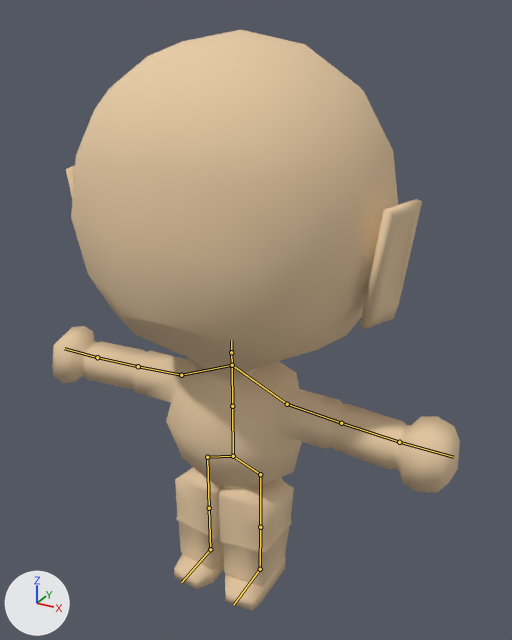
What one commit did to the glTF model models/BaseChar.glb.
The view is the same before and after, from a 50 mm camera at (2.21, -3.86, 3.98) aimed at (0.12, -0.05, 2.07). The axes (+X, +Y, +Z) are drawn at lower left. The lights are the same throughout. The older version comes first. The bones that change, and the others that lie on the model, are drawn over the model as lines.
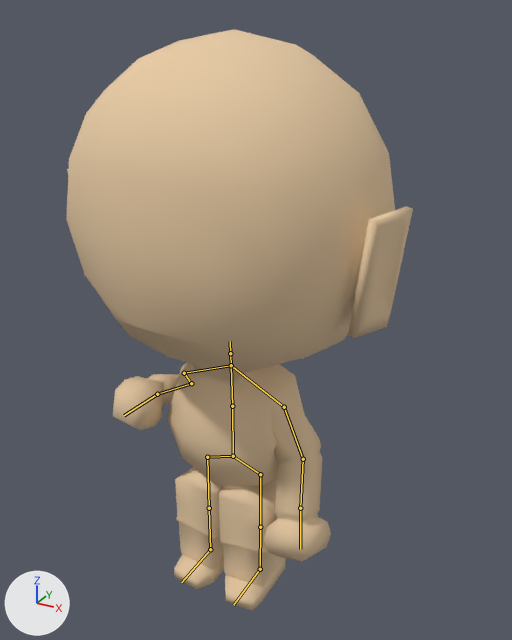
The newer file adds an action. The first version stands in its rest pose; the second is drawn at frame 6 of the action 'Spell'.

The change in detail:
Bone 'Root' (bone_root) turns from (0, 0, 0) to (0, -5, 0) degrees about its own x, y and z.
Bone 'Spine' (bone_spine) turns from (0, 0, 0) to (2, 0, 0) degrees about its own x, y and z.
Bone 'Humerus.L' (bone_humerus_l) turns from (0, 0, 0) to (0, 0, -63) degrees about its own x, y and z.
Bone 'Arm.L' (bone_arm_l) turns from (0, 0, 0) to (6, 0, -23) degrees about its own x, y and z.
Bone 'Humerus.R' (bone_humerus_r) turns from (0, 0, 0) to (-42, -15, 69) degrees about its own x, y and z.
Bone 'Arm.R' (bone_arm_r) turns from (0, 0, 0) to (148, -1, 26) degrees about its own x, y and z.
Bone 'Hand.R' (bone_hand_r) turns from (0, 0, 0) to (-16, -3, 0) degrees about its own x, y and z.

Location of each change, (x1, y1, x2, y2) in pixels of the pictures (512 x 640 px):
'Cube', posed (15% narrower): before (52, 30, 460, 611); after (66, 29, 413, 611)
bone 'Spine', root to tip: before (232, 406) to (232, 365); after (232, 406) to (231, 365)
bone 'Humerus.L', root to tip: before (287, 404) to (341, 423); after (284, 407) to (303, 459)
bone 'Arm.L', root to tip: before (341, 423) to (399, 442); after (303, 459) to (300, 508)
bone 'Humerus.R', root to tip: before (181, 375) to (138, 366); after (184, 373) to (191, 383)
bone 'Arm.R', root to tip: before (138, 366) to (97, 357); after (191, 383) to (157, 394)
bone 'Hand.R', root to tip: before (97, 357) to (64, 348); after (157, 394) to (124, 415)
